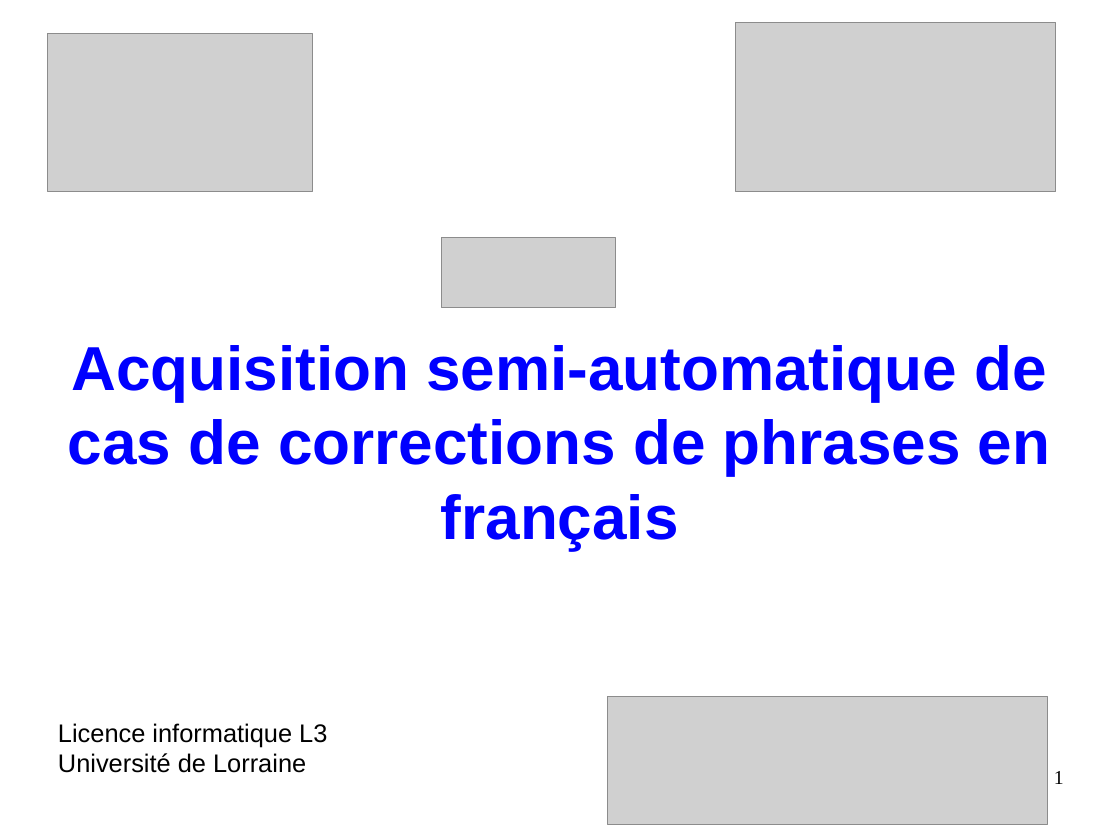
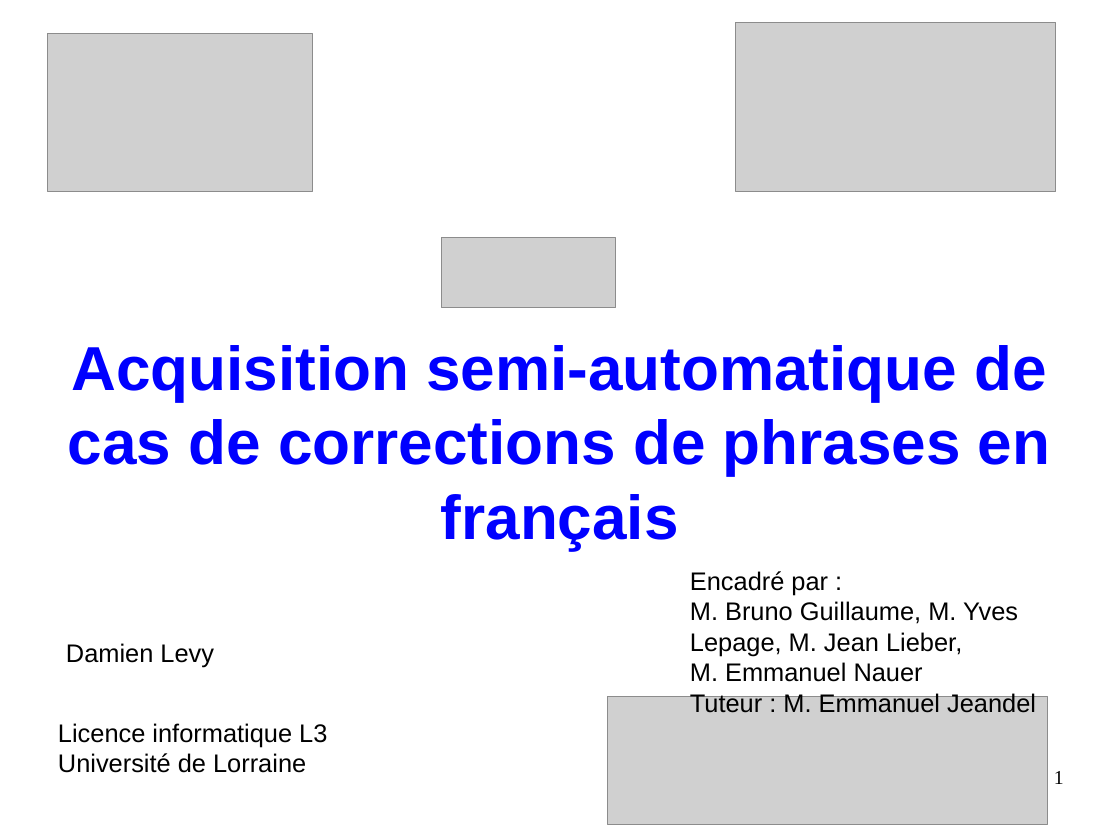
Before and after one commit to Sle3pingForest/StageL3, a slide deck: slide 1 of RapportDamien/presentation.odp. Drawn at 1120x840 pixels with LibreOffice and Linux fonts; fonts in the diff are those of the drawing; grey boxes stand for pictures. Boxes give left, top, right and bottom in pixels: in the first picture for what was removed or moved away, otherwise in the second. Text is boxed around its words. In the diff, an @@ line names an element or a change of style, - is before the commit and + after.

```diff
--- a/RapportDamien/presentation.odp
+++ b/RapportDamien/presentation.odp
@@ text added at (690, 571, 1036, 713), 18 pt, text #000000 @@
+Encadré par :
+M. Bruno Guillaume, M. Yves Lepage, M. Jean Lieber,
+M. Emmanuel Nauer
+Tuteur : M. Emmanuel Jeandel
@@ text added at (66, 643, 214, 667), 18 pt, text #000000 @@
+Damien Levy
```
Also in this commit, not shown: 8 other slides changed, 2 slides added, 14 other files.
